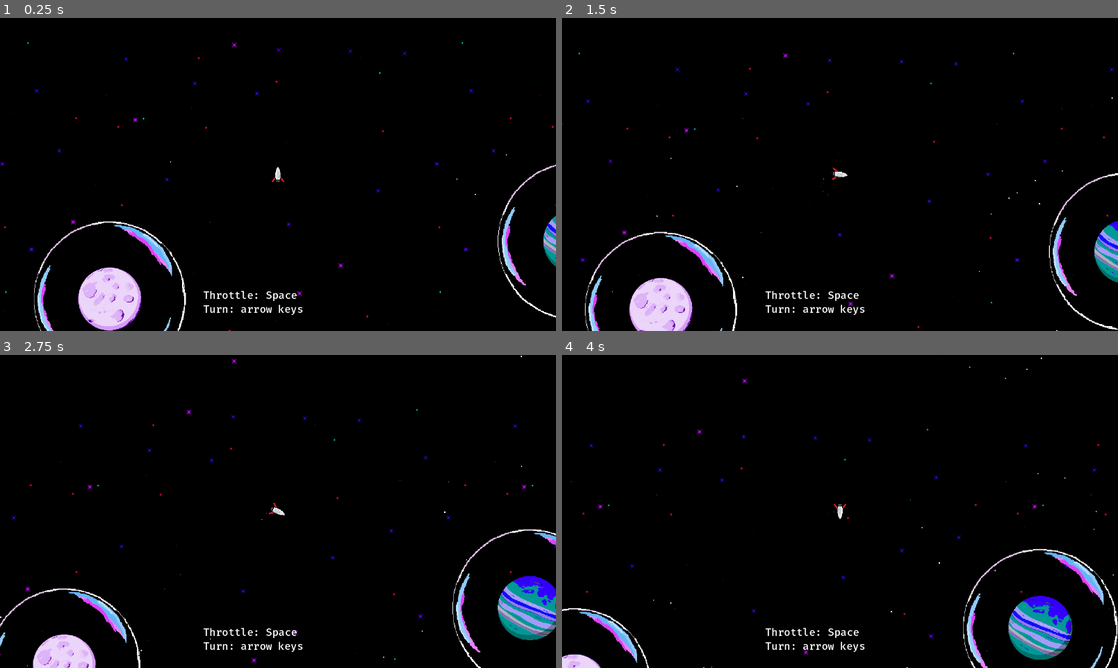
Above: before the commit, frames 1-4 (two rows, left to right).
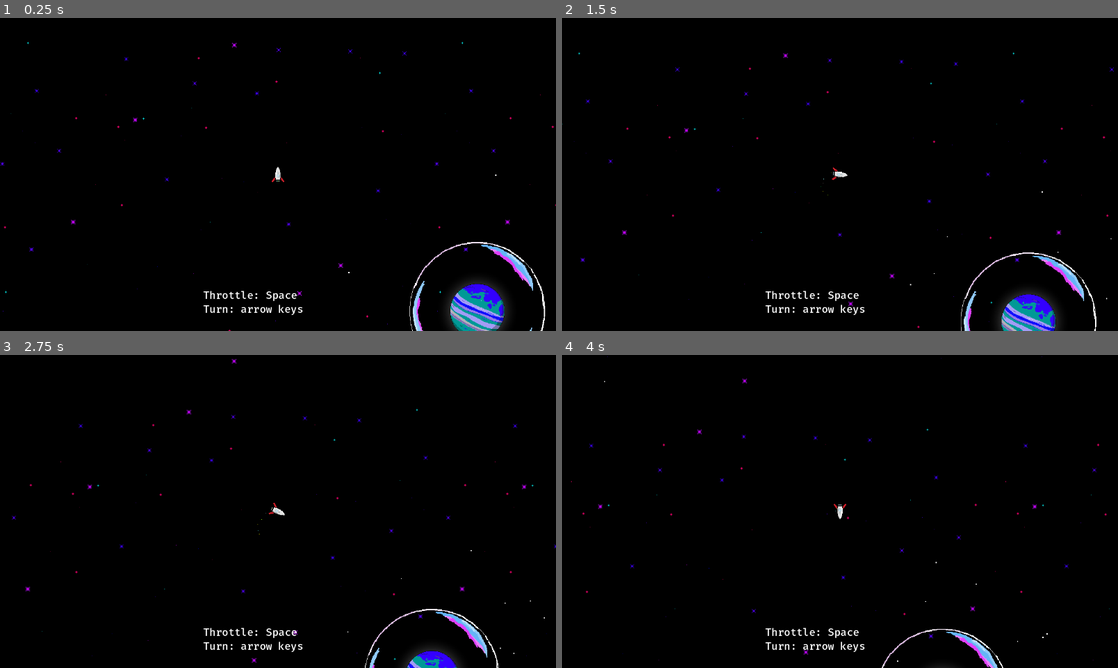
Above: after the commit, the same moments.

Repository: bjornarprytz/bubbleoids
Game: Godot game, scene res://main.tscn
The game is run twice, just before and just after one commit, with the same random seed, the same clock (stepped at 60 frames per second) and the same inputs. Sound files missing from this copy of the repository are replaced by a short silence.
Inputs (mouse positions are in pixels of both pictures, inside the frame that each line leads up to):
- Up to frame 1 (0.25 s): no input
- Up to frame 2 (1.5 s): tap Enter at 0.5 s; move the mouse to (962, 158) at 0.52 s; hold Right (ui_right) 0.53-1.28 s; hold Space (throttle) 0.53-1.28 s; click (962, 158) at 0.67 s; move the mouse to (728, 190) at 1.27 s; hold Left (ui_left) from 1.28 s (still down); tap Space (throttle) at 1.35 s
- Up to frame 3 (2.75 s): move the mouse to (333, 442) at 2.02 s; release Left (ui_left) at 2.03 s; hold Right (ui_right) from 2.03 s (still down); hold Space (throttle) from 2.03 s (still down)
- Up to frame 4 (4 s): move the mouse to (812, 574) at 2.77 s; release Space (throttle) at 2.78 s; tap Space (throttle) at 2.85 s; click (812, 574) at 2.92 s; move the mouse to (1006, 558) at 3.52 s; release Right (ui_right) at 3.53 s; hold Left (ui_left) from 3.53 s (still down); hold Space (throttle) from 3.53 s (still down)

The runs differ from the first frame. In frame 1, 5.5% of the frame differs, in the area x 6-100%, y 43-100%; in frame 2, 5.2%; in frame 3, 4.8%; in frame 4, 3.9%.

Commit message:
bubble pop

Diff:
--- a/src/autoloads/symphony.gd
+++ b/src/autoloads/symphony.gd
@@ -1,33 +1,58 @@
 extends Node2D
+
+signal beat
 
 var _streamPlayers: Dictionary[String, AudioStreamPlayer] = {}
 
+const tempo : int = 102
+
 var instruments: Array[AudioStream] = [
-	preload("res://assets/audio/Bookworm - MichaelBackson - 16.06.2024, 22.59.wav"),
-	#preload("res://assets/audio/Bookworm - mixtape3 - 16.06.2024, 23.07.wav"),
-	#preload("res://assets/audio/Bookworm - morningistheend - 16.06.2024, 23.09.wav")
+	preload("res://assets/audio/Soundship.wav")
 ]
 
 func _ready() -> void:
 	instruments.shuffle()
 
+var time_counter: float = 0.0
+var seconds_per_beat: float = 60.0 / tempo
+
+var start_beat = false
+func _process(delta: float) -> void:
+	if !start_beat:
+		return
+	time_counter += delta
+	if time_counter > seconds_per_beat:
+		time_counter -= seconds_per_beat
+		beat.emit()
+
 func muffle():
+	print("Muffle disabled due to poor web performance")
+	return
 	for player in _streamPlayers.values():
-		print("muffle")
 		player.set_bus("Muffle")
 func unmuffle():
+	return
 	for player in _streamPlayers.values():
-		print("unmuffle")
 		player.set_bus("Master")
+
+# Make sure it stays in sync
+func _restart_beat():
+	time_counter = 0.0
 
 func add_instrument():
 	if (instruments.size() == 0):
 		print("Found all instruments already")
 		return
 
+	# Star the beat along with the first instrument
+
 	var player = AudioStreamPlayer.new()
 	add_child(player)
 
+	if _streamPlayers.size() == 0:
+		start_beat = true
+		time_counter = 0.0
+		player.finished.connect(_restart_beat)
 	player.finished.connect(player.play)
 	var instrument = instruments.pop_front() as AudioStream
 
--- a/src/main.tscn
+++ b/src/main.tscn
@@ -9,7 +9,7 @@
 
 [node name="CanvasLayer" type="CanvasLayer" parent="."]
 
-[node name="RichTextLabel" type="RichTextLabel" parent="CanvasLayer"]
+[node name="Tutorial" type="RichTextLabel" parent="CanvasLayer"]
 offset_left = 468.0
 offset_top = 622.0
 offset_right = 814.0
--- /dev/null
+++ b/src/world/light.tres
@@ -0,0 +1,10 @@
+[gd_resource type="GradientTexture2D" load_steps=2 format=3 uid="uid://onxj6vm2bdpd"]
+
+[sub_resource type="Gradient" id="Gradient_a83c7"]
+offsets = PackedFloat32Array(0.080292, 0.764599)
+colors = PackedColorArray(1, 1, 1, 1, 0, 0, 0, 0)
+
+[resource]
+gradient = SubResource("Gradient_a83c7")
+fill = 1
+fill_from = Vector2(0.5, 0.5)
--- a/src/world/planet.gd
+++ b/src/world/planet.gd
@@ -5,6 +5,10 @@
 @onready var gravity_well_shape: CollisionShape2D = %GravityWell/Shape
 @onready var sprite: Sprite2D = %Sprite
 @onready var negate_gravity_shape: CollisionShape2D = %NegateGravity/Shape
+@onready var poulace: CPUParticles2D = %Poulace
+@onready var debrids_belt: CPUParticles2D = %DebridsBelt
+@onready var bubble: Sprite2D = %Bubble
+@onready var pop: CPUParticles2D = %Pop
 
 const BROWN_RAMS = preload("res://assets/img/planets/Brown RAMS.png")
 const GREENGRAY_MOON = preload("res://assets/img/planets/greengray moon.png")
@@ -24,7 +28,7 @@
 const TERRA = preload("res://assets/img/planets/TERRA.png")
 const WEIRD_ARRET = preload("res://assets/img/planets/WEIRD ARRET.png")
 
-var sprites = [
+var planet_sprites = [
 	BROWN_RAMS
 	, GREENGRAY_MOON
 	, MARS_1
@@ -44,19 +48,35 @@
 	, WEIRD_ARRET
 ]
 
-var size : float = 1.0
+var size: float = 1.0
+var bubble_popped = false
 
 var radius: float:
 	get:
 		return gravity_well_shape.shape.radius * size
 
+func _ready() -> void:
+	sprite.texture = planet_sprites.pick_random()
+
 func set_size(s: float):
 	size = s
-	scale = Vector2(s,s)
+	scale = Vector2(s, s)
 	gravity_well.gravity_point_unit_distance = negate_gravity_shape.shape.radius * size
 
-func _ready() -> void:
-	sprite.texture = sprites.pick_random()
+func _pop_bubble():
+	if bubble_popped:
+		return
+	bubble_popped = true
+	Symphony.add_instrument()
+	Symphony.beat.connect(_on_beat)
+	bubble.hide()
+	pop.emitting = true
+
+func _on_beat():
+	var tween = create_tween()
+	poulace.emitting = true
+	tween.tween_property(sprite, "scale", Vector2.ONE * 1.1, .069)
+	tween.tween_property(sprite, "scale", Vector2.ONE, .169)
 
 func _on_negate_gravity_body_exited(body: Node2D) -> void:
 	if (body is Player):
@@ -64,5 +84,4 @@
 
 func _on_negate_gravity_body_entered(body: Node2D) -> void:
 	if (body is Player):
-		Symphony.add_instrument()
-		Symphony.muffle()
+		_pop_bubble()
--- a/src/world/planet.tscn
+++ b/src/world/planet.tscn
@@ -1,8 +1,9 @@
-[gd_scene load_steps=8 format=3 uid="uid://c8v5nh4qd750n"]
+[gd_scene load_steps=9 format=3 uid="uid://c8v5nh4qd750n"]
 
 [ext_resource type="PackedScene" uid="uid://c57sfkee815gl" path="res://world/polygon.tscn" id="1_a5yuq"]
 [ext_resource type="Script" uid="uid://muewrkjnwqns" path="res://world/planet.gd" id="1_d38ao"]
 [ext_resource type="Texture2D" uid="uid://b7qbaefjmvtvp" path="res://assets/img/planets/Brown RAMS.png" id="3_01u2o"]
+[ext_resource type="Texture2D" uid="uid://onxj6vm2bdpd" path="res://world/light.tres" id="4_ijjmx"]
 [ext_resource type="Texture2D" uid="uid://bh5saq5wwup27" path="res://assets/img/bubble test 1.png" id="4_qpsm4"]
 [ext_resource type="Texture2D" uid="uid://dloravarhfkb3" path="res://assets/white-square.png" id="5_a83c7"]
 
@@ -40,14 +41,17 @@
 [node name="Body" type="StaticBody2D" parent="."]
 
 [node name="Shape" type="CollisionPolygon2D" parent="Body"]
-position = Vector2(0, -1)
-scale = Vector2(1.03125, 1.03125)
 polygon = PackedVector2Array(100, 0, 98.7688, 15.6434, 95.1057, 30.9017, 89.1007, 45.3991, 80.9017, 58.7785, 70.7107, 7 …(658 unchanged characters)…
 
 [node name="Sprite" type="Sprite2D" parent="."]
 unique_name_in_owner = true
-scale = Vector2(1.03483, 1.03483)
 texture = ExtResource("3_01u2o")
+
+[node name="Glow" type="Sprite2D" parent="Sprite"]
+show_behind_parent = true
+texture_filter = 2
+scale = Vector2(4.5, 4.5)
+texture = ExtResource("4_ijjmx")
 
 [node name="NegateGravity" type="Area2D" parent="."]
 unique_name_in_owner = true
@@ -58,15 +62,38 @@
 gravity_direction = Vector2(0, 0)
 gravity = 0.0
 
-[node name="Sprite" type="Sprite2D" parent="NegateGravity"]
+[node name="Bubble" type="Sprite2D" parent="NegateGravity"]
+unique_name_in_owner = true
 position = Vector2(0, 31.8961)
 scale = Vector2(1.64784, 1.89438)
 texture = ExtResource("4_qpsm4")
+
+[node name="Pop" type="CPUParticles2D" parent="NegateGravity"]
+unique_name_in_owner = true
+position = Vector2(0, 31.8961)
+scale = Vector2(3.29568, 3.78876)
+emitting = false
+amount = 20
+texture = ExtResource("4_qpsm4")
+lifetime = 5.0
+one_shot = true
+explosiveness = 1.0
+lifetime_randomness = 1.0
+emission_shape = 2
+emission_sphere_radius = 80.0
+direction = Vector2(0, 0)
+spread = 180.0
+gravity = Vector2(0, 0)
+initial_velocity_min = 5.0
+initial_velocity_max = 10.0
+scale_amount_min = 0.05
+scale_amount_max = 0.2
 
 [node name="Shape" type="CollisionShape2D" parent="NegateGravity"]
 shape = SubResource("CircleShape2D_qpsm4")
 
 [node name="DebridsBelt" type="CPUParticles2D" parent="."]
+unique_name_in_owner = true
 scale = Vector2(5, 5)
 amount = 20
 texture = ExtResource("5_a83c7")
@@ -74,13 +101,31 @@
 emission_shape = 2
 emission_sphere_radius = 100.0
 direction = Vector2(0, 0)
+spread = 0.0
 gravity = Vector2(0, 0)
-orbit_velocity_min = -0.08
-orbit_velocity_max = 0.08
+orbit_velocity_min = -0.05
+orbit_velocity_max = 0.05
 radial_accel_min = -94.41
 radial_accel_max = -50.0
 scale_amount_min = 0.1
 scale_amount_max = 0.2
 
+[node name="Poulace" type="CPUParticles2D" parent="."]
+unique_name_in_owner = true
+emitting = false
+amount = 25
+lifetime = 0.2
+one_shot = true
+explosiveness = 0.84
+emission_shape = 2
+emission_sphere_radius = 100.0
+direction = Vector2(0, 0)
+spread = 0.0
+gravity = Vector2(0, 0)
+radial_accel_min = 1000.0
+radial_accel_max = 1000.0
+damping_min = 50.0
+damping_max = 50.0
+
 [connection signal="body_entered" from="NegateGravity" to="." method="_on_negate_gravity_body_entered"]
 [connection signal="body_exited" from="NegateGravity" to="." method="_on_negate_gravity_body_exited"]
--- a/src/world/sector.tscn
+++ b/src/world/sector.tscn
@@ -21,6 +21,7 @@
 shape = SubResource("RectangleShape2D_rfmyu")
 
 [node name="Background" type="Sprite2D" parent="."]
+visibility_layer = 4
 z_index = -1
 texture = ExtResource("2_qy6gs")
 centered = false
Not shown, removed: src/assets/audio/Bookworm - MichaelBackson - 16.06.2024, 22.59.wav.import
Not shown, removed: src/assets/audio/Bookworm - mixtape3 - 16.06.2024, 23.07.wav.import
Not shown, removed: src/assets/audio/Bookworm - morningistheend - 16.06.2024, 23.09.wav.import
Not shown, added: src/assets/audio/Soundship.wav.import
Binary file added: src/assets/point-light.png
Not shown, added: src/assets/point-light.png.import
Not shown, changed: readme.md
Not shown, changed: src/assets/audio/Bookworm - MichaelBackson - 16.06.2024, 22.59.wav
Not shown, removed: src/assets/audio/Bookworm - mixtape3 - 16.06.2024, 23.07.wav
Not shown, changed: src/assets/audio/Bookworm - morningistheend - 16.06.2024, 23.09.wav
Not shown, added: src/assets/audio/Soundship.wav
